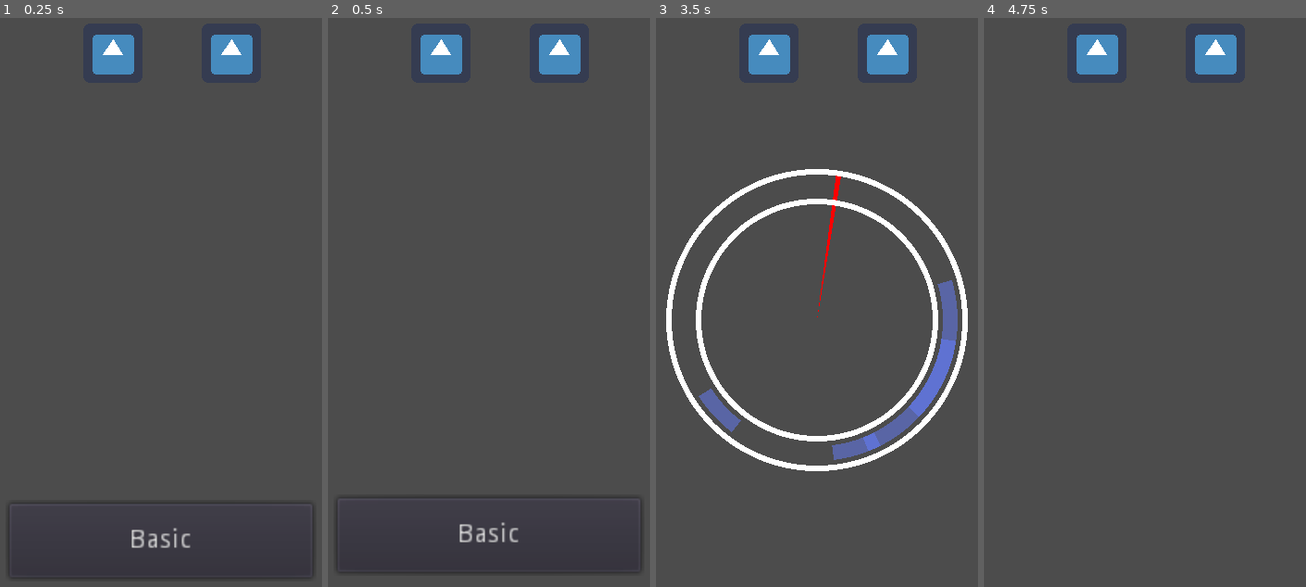
Above: before the commit, frames 1-4 (left to right).
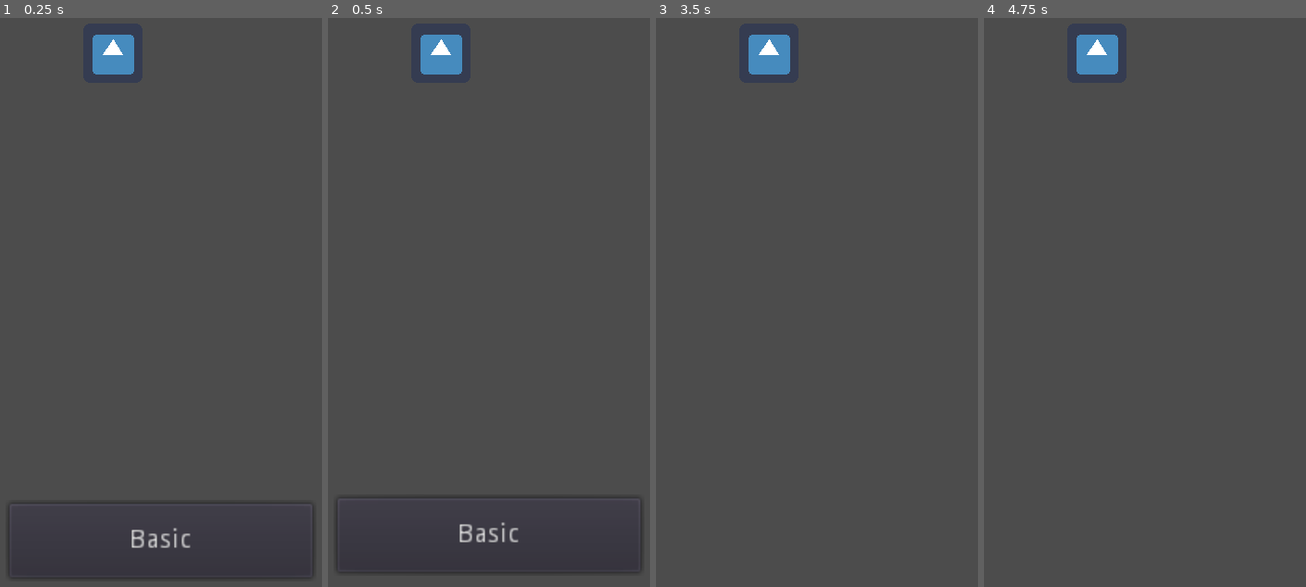
Above: after the commit, the same moments.

Repository: mharitsnf/SoulWheel
Game: Godot game, scene res://Scenes/Main/Root.tscn
Two runs of this game, one before a commit and one after it. Both use one fixed random seed, a clock stepped at 60 frames per second and the inputs below. The engine's default icon, where the game draws it, is replaced by a stand-in: a white triangle on a blue panel in a dark square.
Inputs:
- Up to frame 1 (0.25 s): no input
- Up to frame 2 (0.5 s): no input
- Up to frame 3 (3.5 s): click "Basic" at 0.5 s; tap Enter (ui_accept) at 1.25, 1.52, 2, 2.27, 2.75 s
- Up to frame 4 (4.75 s): tap Enter (ui_accept) at 3.77, 4.25, 4.52 s

The runs differ from the first frame. In frame 1, 0.9% of the frame differs, in the area x 65-79%, y 2-10%; in frame 2, 0.9%; in frame 3, 8.4%, in the area x 3-97%, y 2-80%; in frame 4, 0.9%.

Commit message:
Add hit check

Diff:
--- a/Resources/Attack Skills/Attack1.tres
+++ b/Resources/Attack Skills/Attack1.tres
@@ -7,7 +7,11 @@
 attack_type = 0
 name = "Basic"
 data = [ {
-"move_speed": 85,
+"move_speed": 80,
 "rot_angle": 180,
 "thickness": 4
+}, {
+"move_speed": 80,
+"rot_angle": 90,
+"thickness": 0
 } ]
--- a/Scenes/Components/Player/player.gd
+++ b/Scenes/Components/Player/player.gd
@@ -76,22 +76,34 @@
 	if !Globals.saved_areas.empty() and !Globals.saved_arrow.empty():
 
 		for enemy in Globals.saved_areas:
-			var is_hit = false
+			var hit_count = 0
 
 			for arrow in Globals.saved_arrow.data:
-				var arrow_angles = _generate_angles(arrow.rot_angle, arrow.thickness)
-				print(arrow_angles)
+				var arrow_angle : Vector2 = _generate_angles(arrow.rot_angle, arrow.thickness)
+
 				for area in enemy.soul_areas:
-					pass
+					var area_angle : Vector2 = _generate_angles(area.rot_angle, area.thickness)
 
-		print(Globals.saved_areas)
-		print(Globals.saved_arrow)
+					print(arrow_angle, ' ', area_angle)
+
+					if _is_hit(arrow_angle, area_angle):
+						hit_count += 1
+						break
+
+			print(enemy.node, " is hit ", hit_count, " times.")
 
 
 func _generate_angles(rot_angle, thickness):
 	var start_angle = -thickness
 	var end_angle = thickness + 1
-	return Vector2(start_angle + rot_angle, end_angle + rot_angle)
+	return Vector2(fmod(start_angle + rot_angle, 360), fmod(end_angle + rot_angle, 360))
+
+
+func _is_hit(arrow : Vector2, area : Vector2):
+	if arrow.y >= area.x and arrow.x <= area.y:
+		return true
+
+	return false
 
 
 func _end_turn():
--- a/Scenes/Components/Wheel/wheel.gd
+++ b/Scenes/Components/Wheel/wheel.gd
@@ -25,12 +25,17 @@
 		if phase == "lock":
 			for i in range(enemy.soul_areas.size()):
 				enemy.soul_areas[i].rot_angle += delta * enemy.soul_areas[i].move_speed
+				enemy.soul_areas[i].rot_angle = fmod(enemy.soul_areas[i].rot_angle, 360)
 				$Areas.get_child(i).rotation_degrees = enemy.soul_areas[i].rot_angle
+
+				if i == 0: print(enemy.soul_areas[i].rot_angle)
 
 		elif phase == "strike":
 			for i in range(arrows.data.size()):
 				arrows.data[i].rot_angle += delta * arrows.data[i].move_speed
+				arrows.data[i].rot_angle = fmod(arrows.data[i].rot_angle, 360)
 				$Arrows.get_child(i).rotation_degrees = arrows.data[i].rot_angle
+
 
 		time_elapsed += delta
 
@@ -69,6 +74,7 @@
 		tmp_soul.thickness = _thickness_preprocess(tmp_soul.thickness)
 		tmp_soul.move_speed += rng.randf_range(-20, 20)
 		tmp_soul.rot_angle += rng.randf_range(-180, 180)
+		if tmp_soul.rot_angle < 0: tmp_soul.rot_angle += 360
 		processed_souls.append(tmp_soul)
 
 	_enemy.soul_areas = processed_souls
--- a/Scenes/Main/Root.tscn
+++ b/Scenes/Main/Root.tscn
@@ -17,7 +17,3 @@
 [node name="Enemy" parent="TurnManager" instance=ExtResource( 2 )]
 position = Vector2( 64, 32 )
 enemy_data_model = ExtResource( 3 )
-
-[node name="Enemy2" parent="TurnManager" instance=ExtResource( 2 )]
-position = Vector2( 128, 32 )
-enemy_data_model = ExtResource( 3 )
